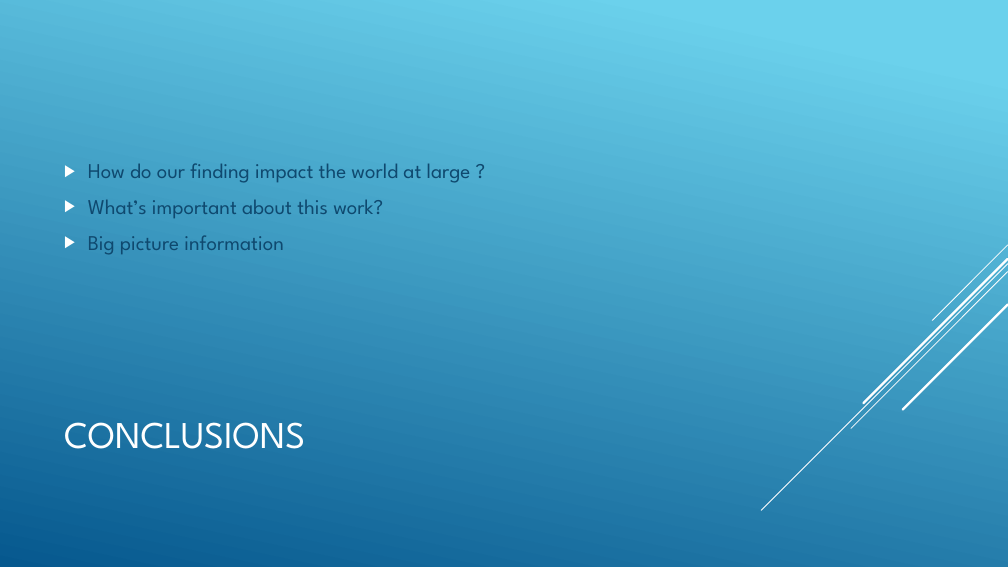
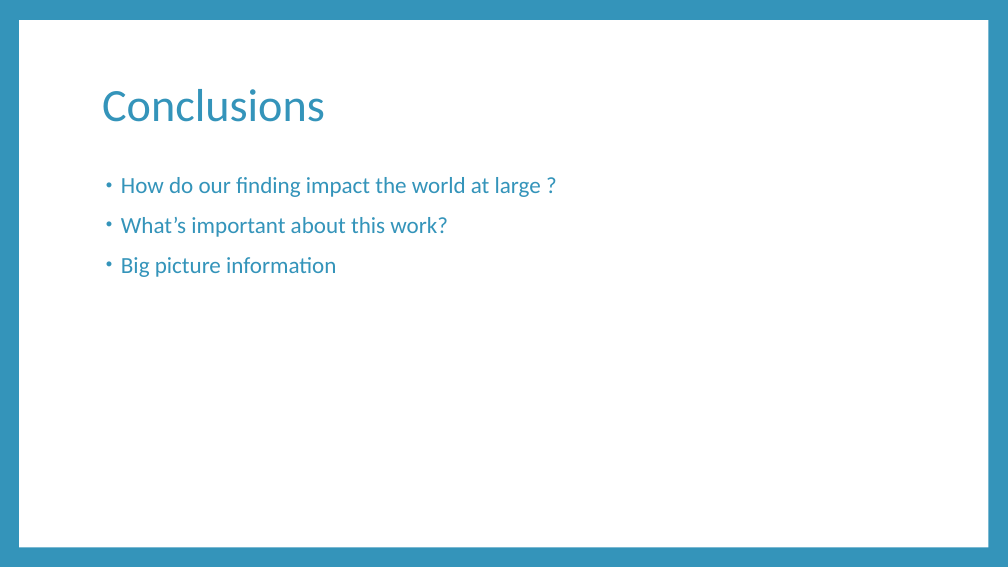
Before and after one commit to engmarkrezk/DFT_FinalProject, a slide deck: slide 23 of RecoverdDFTppt - Mark.pptx (slide 21 before the commit). Drawn at 1008x567 pixels with LibreOffice and Linux fonts; fonts in the diff are those of the drawing. Boxes give left, top, right and bottom in pixels: in the first picture for what was removed or moved away, otherwise in the second. Text is boxed around its words. In the diff, an @@ line names an element or a change of style, - is before the commit and + after.

```diff
--- a/RecoverdDFTppt - Mark.pptx
+++ b/RecoverdDFTppt - Mark.pptx
@@ background gradient #6ED2EB to #06588E to #3494BA @@
@@ rectangle added at <box>19,20,988,547</box>, fill #FFFFFF @@
@@ title at <box>102,89,325,122</box>: text changed; size 36 to 44 pt; font League Spartan to Calibri; text colour #FFFFFF to #3494BA @@
-CONCLUSIONS
+Conclusions
@@ text "How do our finding impact ...": place and size @@
-text "How do our finding impact ..." at <box>88,163,471,255</box>
+text "How do our finding impact ..." at <box>121,177,541,277</box>
@@ text "How do our finding impact ..." at <box>121,177,541,277</box>: size 20 to 22 pt, font League Spartan to Calibri, text colour #0F496F to #3494BA; bullet ▶ to •; line spacing 1 to 0.9; more space between paragraphs; bullet colour #FFFFFF to #3494BA; vertical alignment middle to top @@
@@ group removed at <box>761,245,1008,510</box>: 5 lines @@
```
Also in this commit, not shown: 20 other slides changed, 4 slides added, 2 slides removed.
